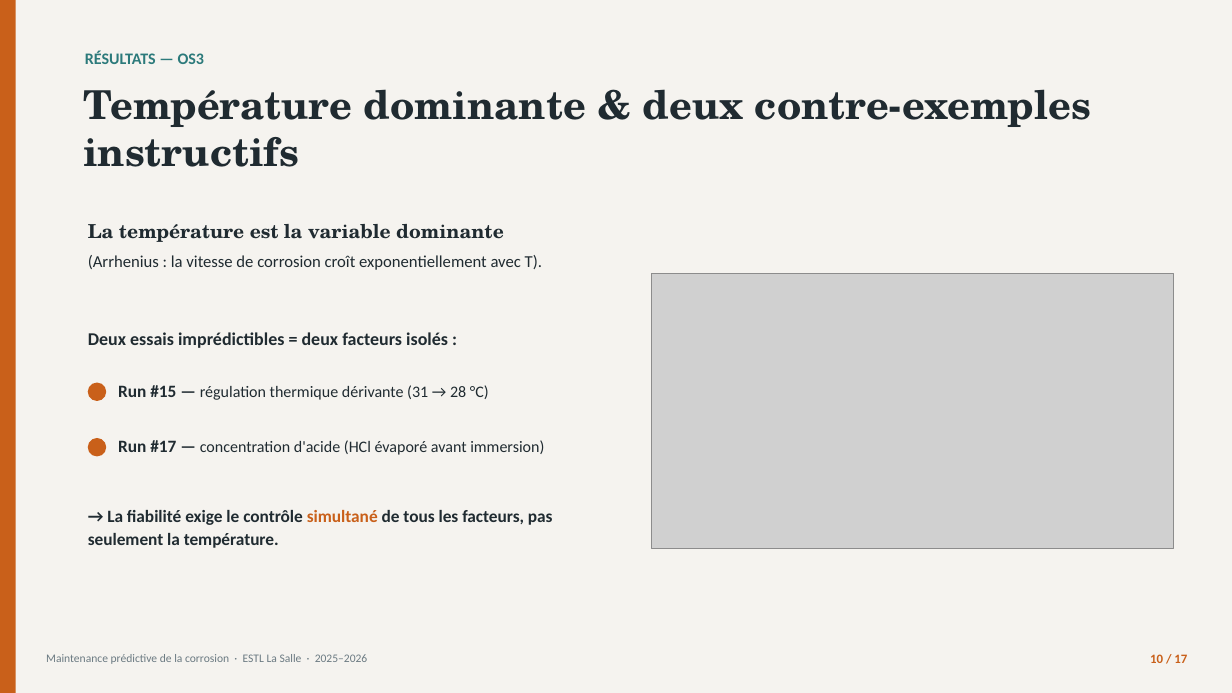
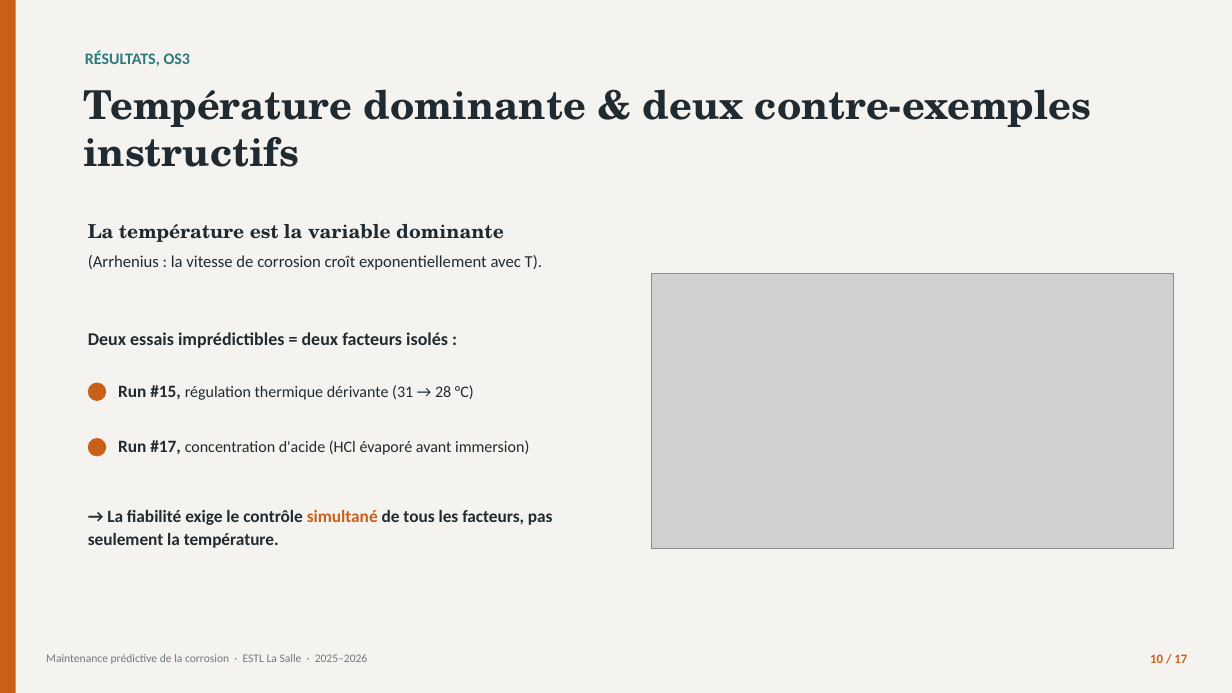
Before and after one commit to londola13/predictive-maintenance-corrosion, a slide deck: slide 10 of soutenance/Soutenance_Corrosion_BATOUMBI.pptx. Drawn at 1232x693 pixels with LibreOffice and Linux fonts; fonts in the diff are those of the drawing; grey boxes stand for pictures. Boxes give left, top, right and bottom in pixels: in the first picture for what was removed or moved away, otherwise in the second. Text is boxed around its words. In the diff, an @@ line names an element or a change of style, - is before the commit and + after.

```diff
--- a/soutenance/Soutenance_Corrosion_BATOUMBI.pptx
+++ b/soutenance/Soutenance_Corrosion_BATOUMBI.pptx
@@ text at (x1=85, y1=51, x2=191, y2=66): text changed @@
-RÉSULTATS — OS3
+RÉSULTATS, OS3
@@ text at (x1=118, y1=385, x2=474, y2=400): text changed @@
-Run #15 — régulation thermique dérivante (31 → 28 °C)
+Run #15, régulation thermique dérivante (31 → 28 °C)
@@ text at (x1=118, y1=440, x2=529, y2=455): text changed @@
-Run #17 — concentration d'acide (HCl évaporé avant immersion)
+Run #17, concentration d'acide (HCl évaporé avant immersion)
```
Also in this commit, not shown: 11 other slides changed, 2 other files.
